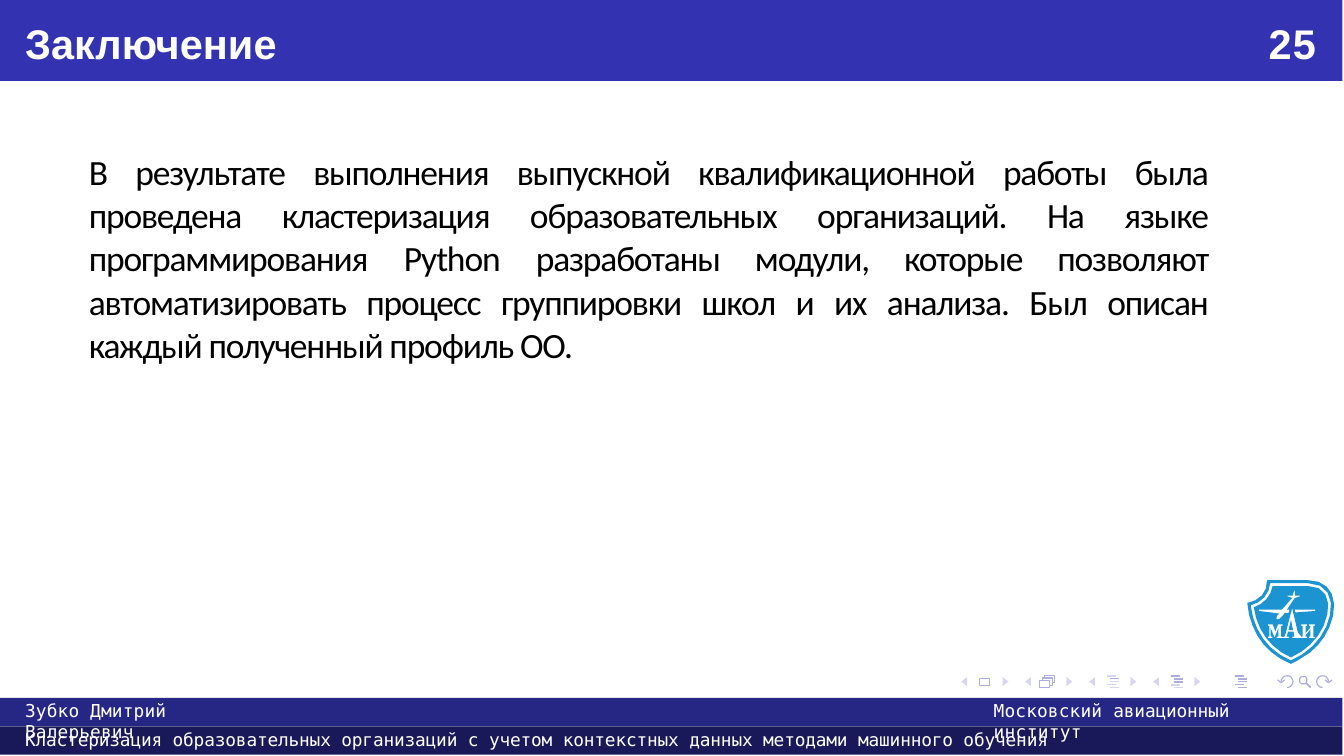
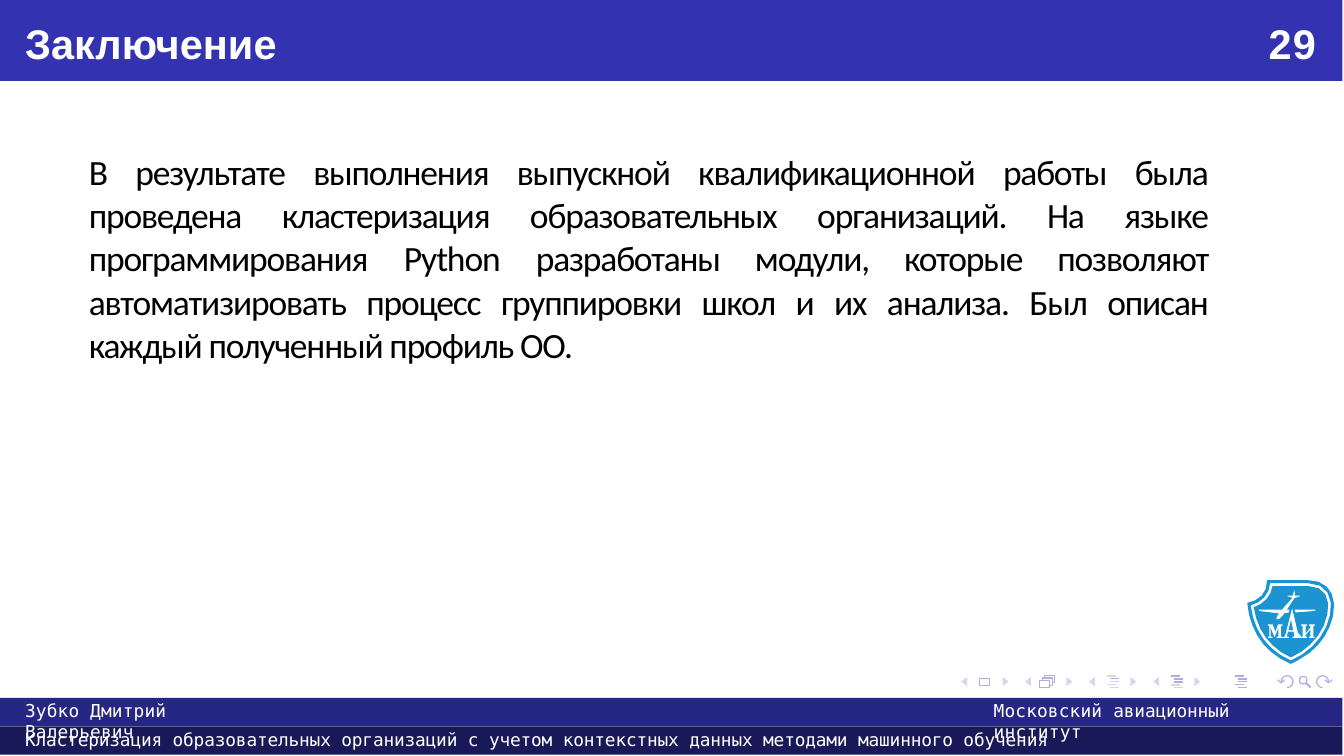
Before and after one commit to usernameMAI/diploma, a slide deck: slide 29 of Презентация.pptx (slide 25 before the commit). Drawn at 1344x756 pixels with LibreOffice and Linux fonts; fonts in the diff are those of the drawing. Boxes give left, top, right and bottom in pixels: in the first picture for what was removed or moved away, otherwise in the second. Text is boxed around its words. In the diff, an @@ line names an element or a change of style, - is before the commit and + after.

```diff
--- a/Презентация.pptx
+++ b/Презентация.pptx
@@ text at bbox=[1269, 30, 1316, 60]: text changed @@
-25
+29
```
Also in this commit, not shown: 19 other slides changed, 4 slides added, 2 other files.
